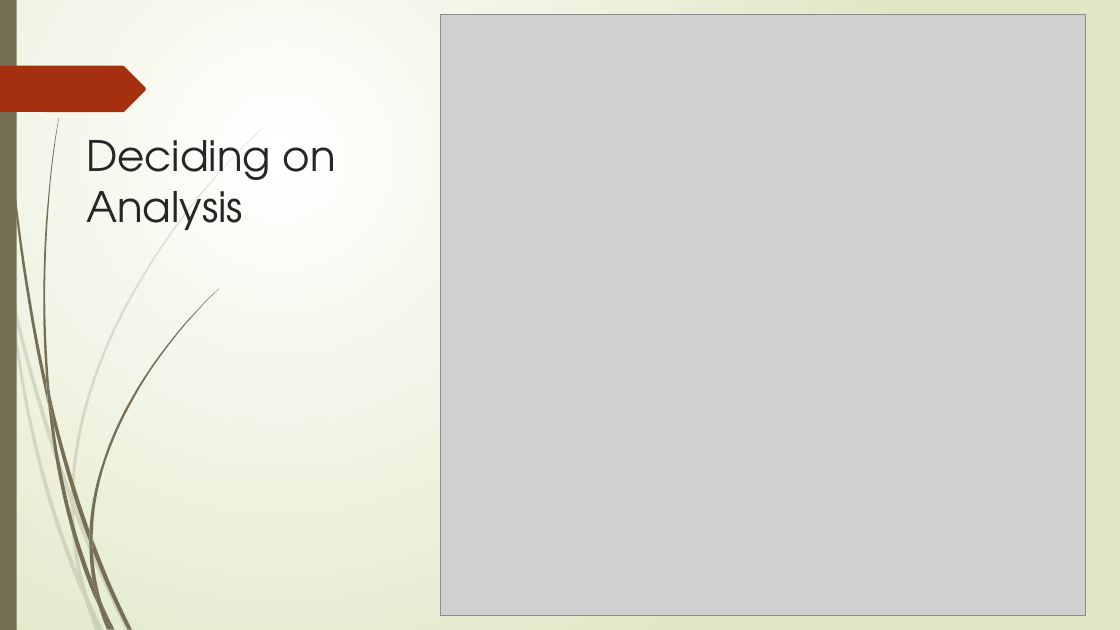
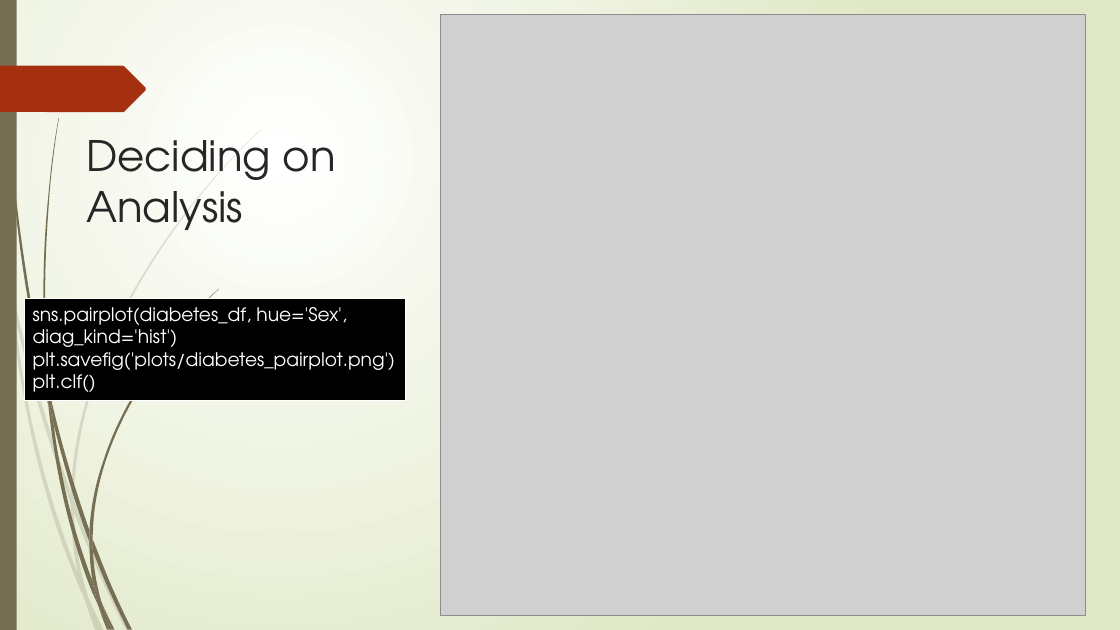
Before and after one commit to MarisaAlves/Project_Diabetes, a slide deck: slide 5 of Diabetes_Presentation.pptx. Drawn at 1120x630 pixels with LibreOffice and Linux fonts; fonts in the diff are those of the drawing; grey boxes stand for pictures. Boxes give left, top, right and bottom in pixels: in the first picture for what was removed or moved away, otherwise in the second. Text is boxed around its words. In the diff, an @@ line names an element or a change of style, - is before the commit and + after.

```diff
--- a/Diabetes_Presentation.pptx
+++ b/Diabetes_Presentation.pptx
@@ rectangle added at [24,298,406,400], fill #000000, outline #FFFFFF 0.75 pt, 16 pt, text #FFFFFF @@
+sns.pairplot(diabetes_df, hue='Sex', diag_kind='hist')
+plt.savefig('plots/diabetes_pairplot.png')
+plt.clf()
```
Also in this commit, not shown: 1 other slide changed.
